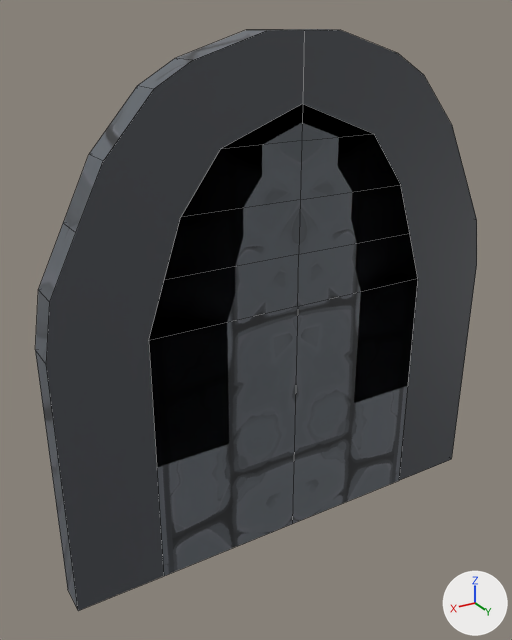
A saved change to the FBX model Assets/Prefab/Pintu wak.fbx.
Rendered twice from a 50 mm camera at (2.08, 3.02, 1.48) aimed at (0.21, -0.1, -0.07). The lights are fixed; the arrows at lower right show +X, +Y and +Z. Mesh edges are drawn as thin lines. Where no turn or scale is listed for an object, it has been applied to the vertices.

Before the edit, the objects in view are built like this:
```python
me_plane = bpy.data.meshes.new('Plane')
me_plane.from_pydata(...)  # 67 vertices, 60 faces; spans x -1.4..1.4, y -0.19..0.0, z -1.5..1.42
me_plane.materials.append(mat_material_001)  # picture img_anjir_png
ob_plane = bpy.data.objects.new('Plane', me_plane)
ob_plane.location = (0.0, 0.0, 0.0)
```
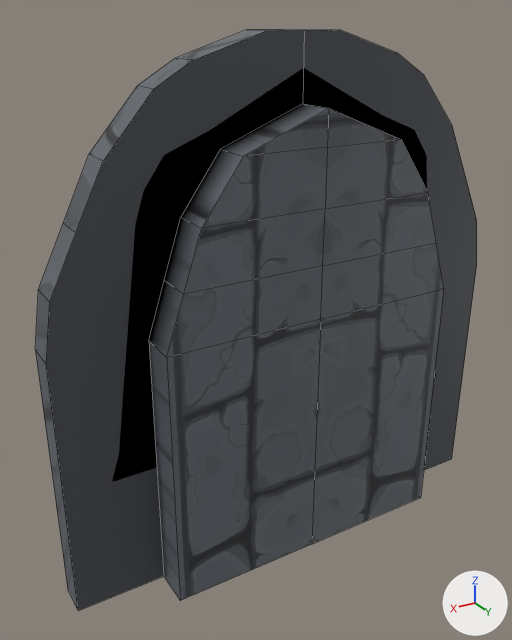
Where the change shows, as pixel boxes [x1, y1, x2, y2] in the pictures (512 x 640 px):
part 1 of me_plane, built on
    before: [149, 104, 418, 576]
    after: [149, 104, 444, 600]

Edits to the bpy script that builds the scene:
```text
Change me_plane:
    used by ob_plane; location = (0.0, 0.0, 0.0)
    remove me_plane.from_pydata(...)  # 67 vertices, 60 faces; spans x -1.4..1.4, y -0.19..0.0, z -1.5..1.42
    add me_plane.from_pydata(...)  # 79 vertices, 73 faces; spans x -1.4..1.4, y -0.19..0.22, z -1.5..1.42
    me_plane part 1
    4 vertices are removed from x 0.0, y 0.0, z 0.0..0.9
    10 faces are deleted
    4 vertices are added at (0.0, 0.22, 0.0), (0.0, 0.22, 0.3), (0.0, 0.22, 0.9), (0.0, 0.22, 0.6)
    12 new vertices lie (0.0, 0.22, 0.0) away from vertices in x -0.89..0.89, y 0.0, z -1.5..1.08
    23 new faces join them
```
